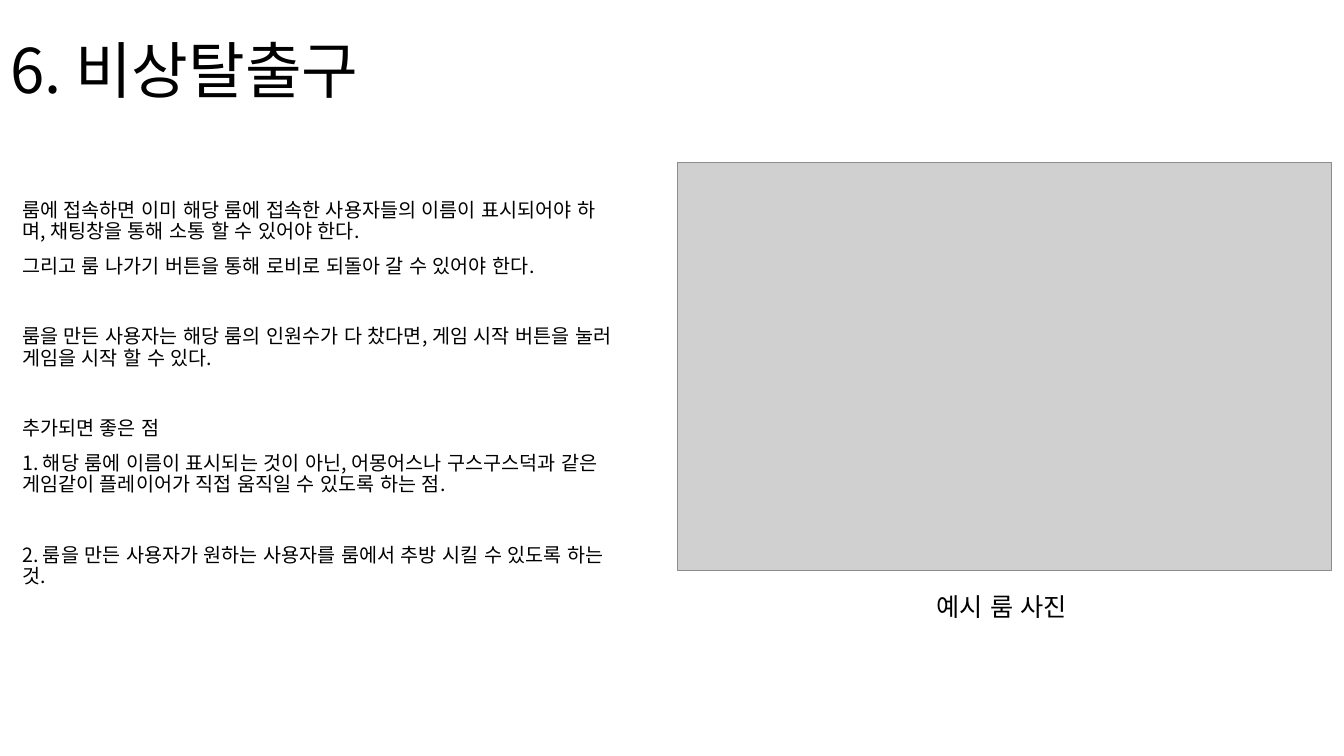
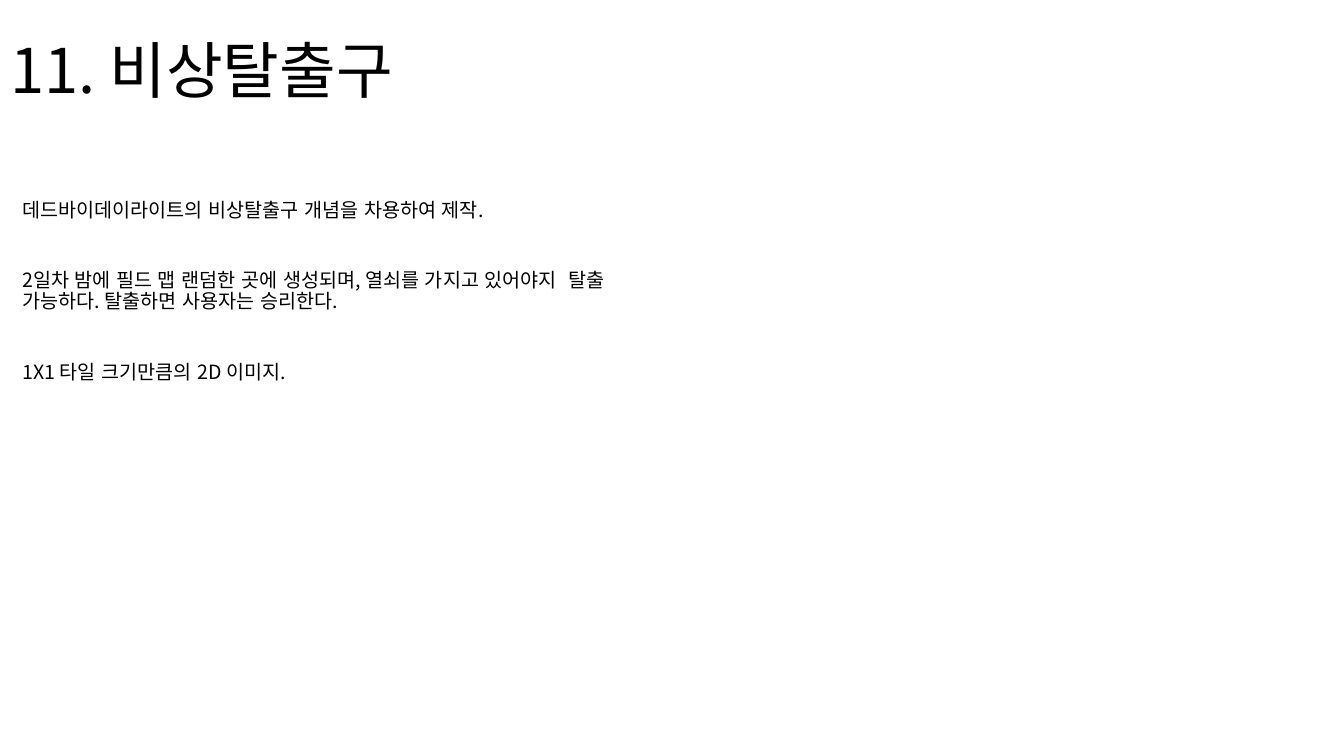
Before and after one commit to TRASHES0/MAFIA_60SECs, a slide deck: slide 12 of 기획/TRASHES 시스템 기획서.pptx. Drawn at 1344x756 pixels with LibreOffice and Linux fonts; fonts in the diff are those of the drawing; grey boxes stand for pictures. Boxes give left, top, right and bottom in pixels: in the first picture for what was removed or moved away, otherwise in the second. Text is boxed around its words. In the diff, an @@ line names an element or a change of style, - is before the commit and + after.

```diff
--- a/기획/TRASHES 시스템 기획서.pptx
+++ b/기획/TRASHES 시스템 기획서.pptx
@@ title at (10,41,393,98): text changed @@
-6. 비상탈출구
+11. 비상탈출구
@@ picture removed at (679,162,1333,571) @@
@@ text at (22,200,604,381): text changed @@
-룸에 접속하면 이미 해당 룸에 접속한 사용자들의 이름이 표시되어야 하며, 채팅창을 통해 소통 할 수 있어야 한다.
-그리고 룸 나가기 버튼을 통해 로비로 되돌아 갈 수 있어야 한다.
-룸을 만든 사용자는 해당 룸의 인원수가 다 찼다면, 게임 시작 버튼을 눌러 게임을 시작 할 수 있다.
-추가되면 좋은 점
-1. 해당 룸에 이름이 표시되는 것이 아닌, 어몽어스나 구스구스덕과 같은 게임같이 플레이어가 직접 움직일 수 있도록 하는 점.
-2. 룸을 만든 사용자가 원하는 사용자를 룸에서 추방 시킬 수 있도록 하는 것.
+데드바이데이라이트의 비상탈출구 개념을 차용하여 제작.
+2일차 밤에 필드 맵 랜덤한 곳에 생성되며, 열쇠를 가지고 있어야지 탈출 가능하다. 탈출하면 사용자는 승리한다.
+1X1 타일 크기만큼의 2D 이미지.
@@ text removed at (937,595,1066,618) @@
-예시 룸 사진
```
Also in this commit, not shown: 7 other slides changed, 2 slides added, 3 slides removed.
